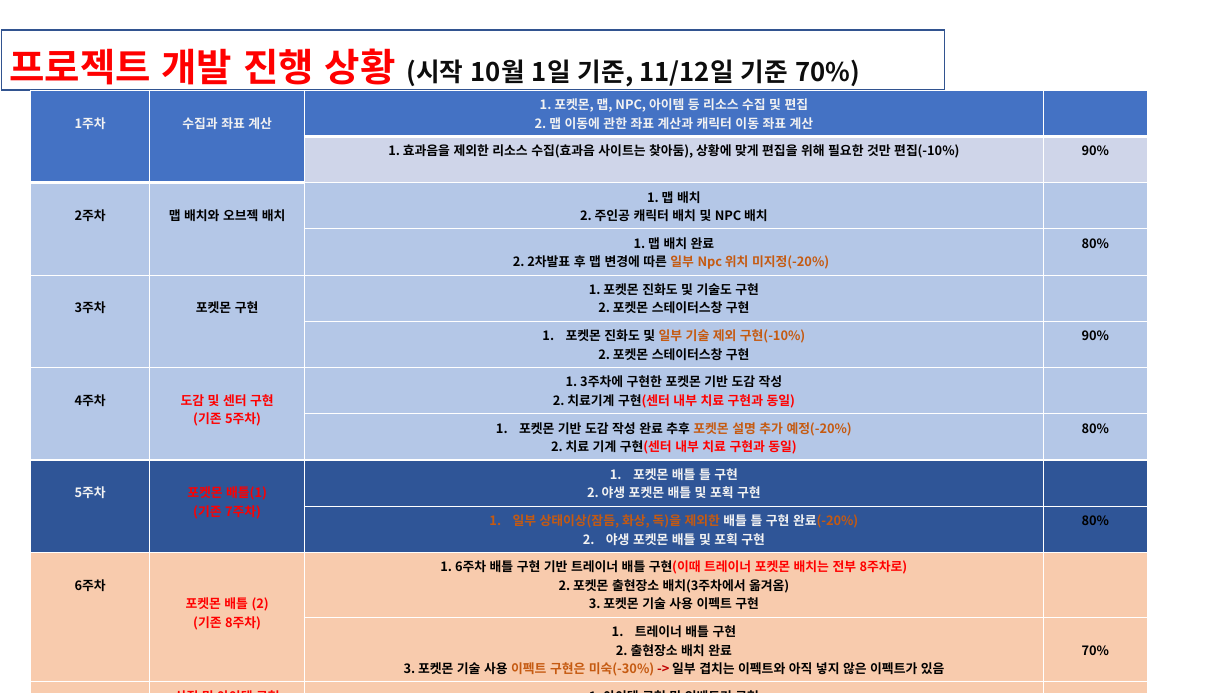
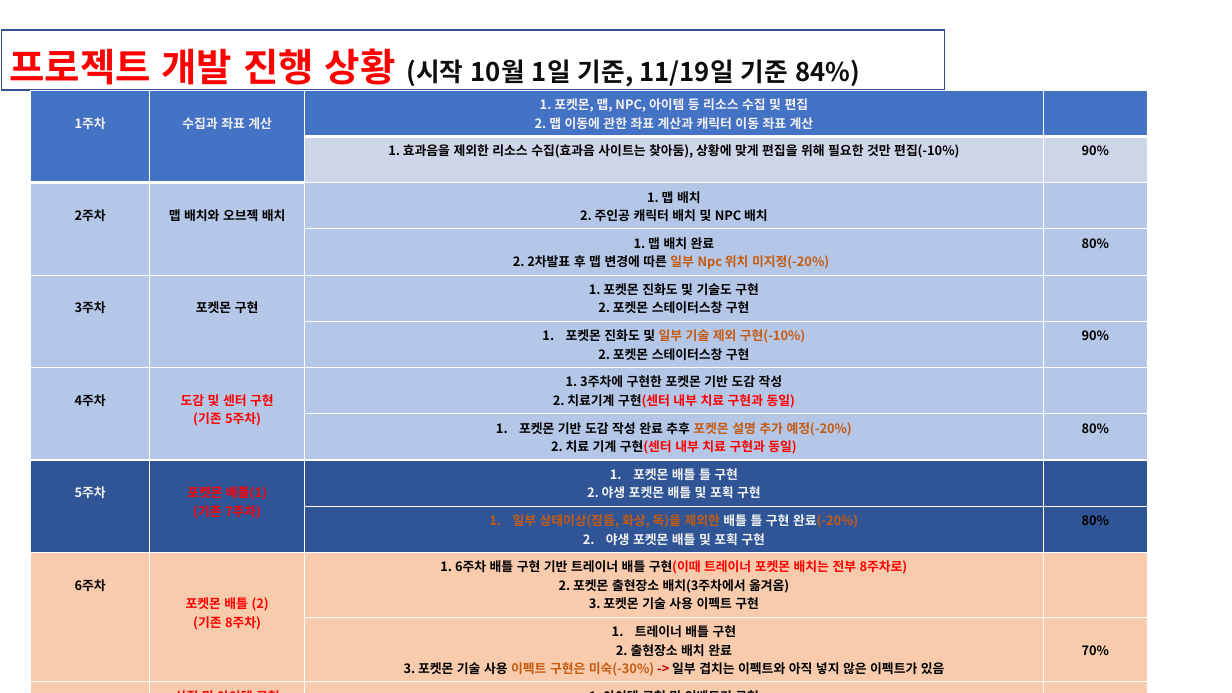
Before and after one commit to SinInchisama/2DGP_Final_Project_2019180009_Kimsunbin, a slide deck: slide 3 of 2019180009 김선빈 3차 발표.pptx. Drawn at 1232x693 pixels with LibreOffice and Linux fonts; fonts in the diff are those of the drawing; background and template pictures are left out. Boxes give left, top, right and bottom in pixels: in the first picture for what was removed or moved away, otherwise in the second. Text is boxed around its words. In the diff, an @@ line names an element or a change of style, - is before the commit and + after.

```diff
--- a/2019180009 김선빈 3차 발표.pptx
+++ b/2019180009 김선빈 3차 발표.pptx
@@ title at box(9, 48, 861, 92): text changed @@
-프로젝트 개발 진행 상황 (시작 10월 1일 기준, 11/12일 기준 70%)
+프로젝트 개발 진행 상황 (시작 10월 1일 기준, 11/19일 기준 84%)
```
Also in this commit, not shown: 2 other slides changed, 1 slide added, 5 other files.
